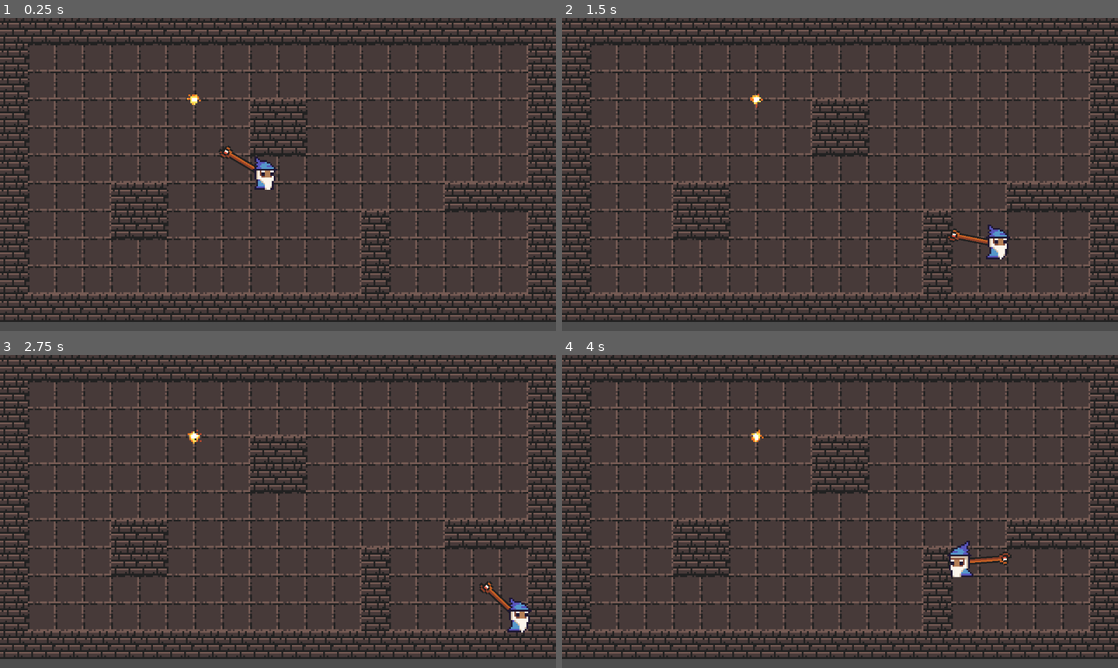
Above: before the commit, frames 1-4 (two rows, left to right).
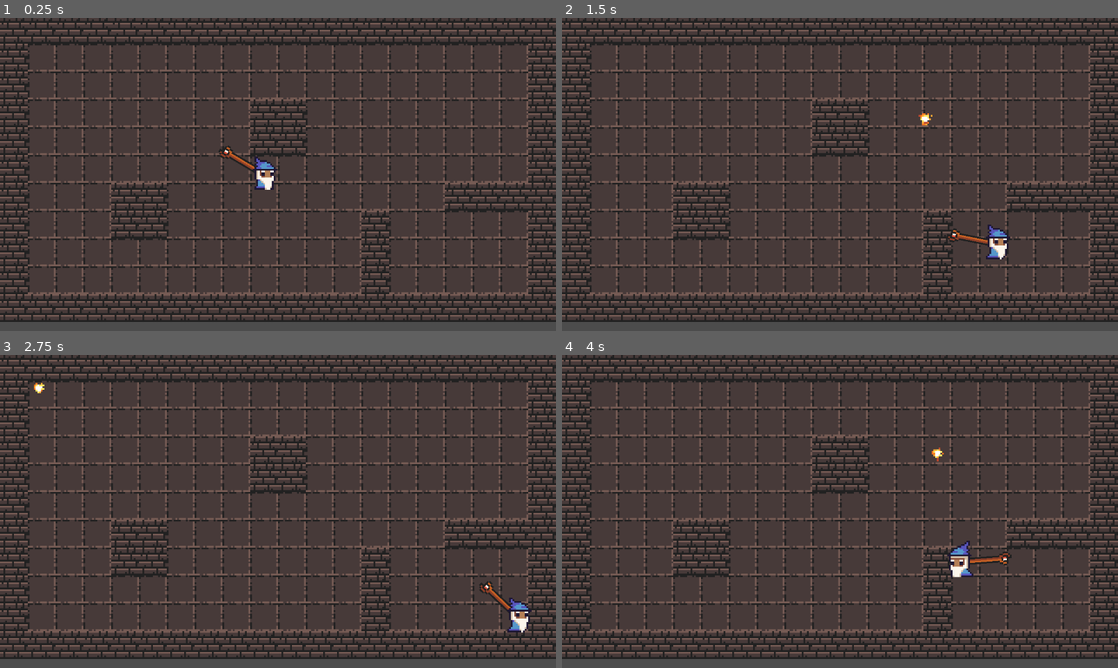
Above: after the commit, the same moments.

Repository: dsaltares/gmtk-2019
Game: Godot game, scene res://Playground.tscn
The game is run twice, just before and just after one commit, with the same random seed, the same clock (stepped at 60 frames per second) and the same inputs.
Inputs (mouse positions are in pixels of both pictures, inside the frame that each line leads up to):
- Up to frame 1 (0.25 s): no input
- Up to frame 2 (1.5 s): move the mouse to (962, 158) at 0.52 s; press the mouse at (962, 158) at 0.53 s; hold Right (move_right) 0.53-1.28 s; move the mouse to (728, 190) at 1.27 s; release the mouse at (728, 190) at 1.28 s; hold Down (move_down) from 1.28 s (still down); click (728, 190) at 1.35 s
- Up to frame 3 (2.75 s): move the mouse to (333, 442) at 2.02 s; release Down (move_down) at 2.03 s; press the mouse at (333, 442) at 2.03 s; hold Right (move_right) from 2.03 s (still down)
- Up to frame 4 (4 s): move the mouse to (812, 574) at 2.77 s; release Right (move_right) at 2.78 s; release the mouse at (812, 574) at 2.78 s; hold Up (move_up) 2.78-3.53 s; click (812, 574) at 2.85 s; move the mouse to (1006, 558) at 3.52 s; press the mouse at (1006, 558) at 3.53 s; hold Left (move_left) from 3.53 s (still down)

The runs differ from the first frame. In frame 1, less than 0.1% of the frame differs, in the area x 33-37%, y 24-28%; in frame 2, 0.1%; in frame 3, 0.1%, in the area x 6-37%, y 8-29%; in frame 4, 0.1%.

Commit message:
player can shoot

Diff:
--- a/game/Player.gd
+++ b/game/Player.gd
@@ -9,6 +9,10 @@
 
 onready var sprite = $AnimatedSprite
 onready var weapon = $WeaponPivot
+onready var shoot_position = $WeaponPivot/ShootPoint
+onready var weapon_raycast = $WeaponPivot/RayCast2D
+
+var Projectile = preload('res://projectile/Projectile.tscn');
 
 var velocity = Vector2(0, 0)
 var last_horizontal_dir = 0
@@ -45,8 +49,12 @@
 	var look_vec = get_global_mouse_position() - global_position
 	weapon.global_rotation = atan2(look_vec.y, look_vec.x)
 
-	if can_shoot and Input.is_action_pressed("shoot"):
-		pass
+	if can_shoot and not weapon_raycast.is_colliding() and Input.is_action_just_pressed("shoot"):
+		var projectile = Projectile.instance()
+		projectile.global_position = shoot_position.global_position
+		projectile.direction = (shoot_position.global_position - global_position).normalized()
+		get_tree().get_root().add_child(projectile)
+		can_shoot = false
 
 func update_animation():
 	var animation = null
--- a/game/Player.tscn
+++ b/game/Player.tscn
@@ -44,11 +44,19 @@
 texture = ExtResource( 2 )
 offset = Vector2( 0, -14 )
 
+[node name="ShootPoint" type="Position2D" parent="WeaponPivot"]
+position = Vector2( 25.0799, 0.184414 )
+
+[node name="RayCast2D" type="RayCast2D" parent="WeaponPivot"]
+enabled = true
+cast_to = Vector2( 24, 0 )
+collision_mask = 4
+
 [node name="AnimatedSprite" type="AnimatedSprite" parent="."]
 position = Vector2( -0.184418, -5.16351 )
 frames = SubResource( 1 )
 animation = "run"
-frame = 1
+frame = 3
 playing = true
 
 [node name="CollisionShape2D" type="CollisionShape2D" parent="."]
--- a/game/Playground.tscn
+++ b/game/Playground.tscn
@@ -1,9 +1,8 @@
-[gd_scene load_steps=5 format=2]
+[gd_scene load_steps=4 format=2]
 
 [ext_resource path="res://tileset.tres" type="TileSet" id=1]
 [ext_resource path="res://Player.tscn" type="PackedScene" id=2]
 [ext_resource path="res://crosshair/Crosshair.gd" type="Script" id=3]
-[ext_resource path="res://projectile/Projectile.tscn" type="PackedScene" id=4]
 
 [node name="Root" type="Node2D"]
 
@@ -25,5 +24,3 @@
 
 [node name="Crosshair" type="Node" parent="."]
 script = ExtResource( 3 )
-
-[node name="Projectile" parent="." instance=ExtResource( 4 )]
--- a/game/projectile/Projectile.gd
+++ b/game/projectile/Projectile.gd
@@ -1,6 +1,6 @@
 extends KinematicBody2D
 
-const SPEED = 600
+const SPEED = 300
 
 var direction = Vector2.ZERO
 
--- a/game/projectile/Projectile.tscn
+++ b/game/projectile/Projectile.tscn
@@ -33,7 +33,7 @@
 texture = ExtResource( 2 )
 vframes = 8
 hframes = 8
-frame = 1
+frame = 18
 
 [node name="CollisionShape2D" type="CollisionShape2D" parent="."]
 shape = SubResource( 1 )
